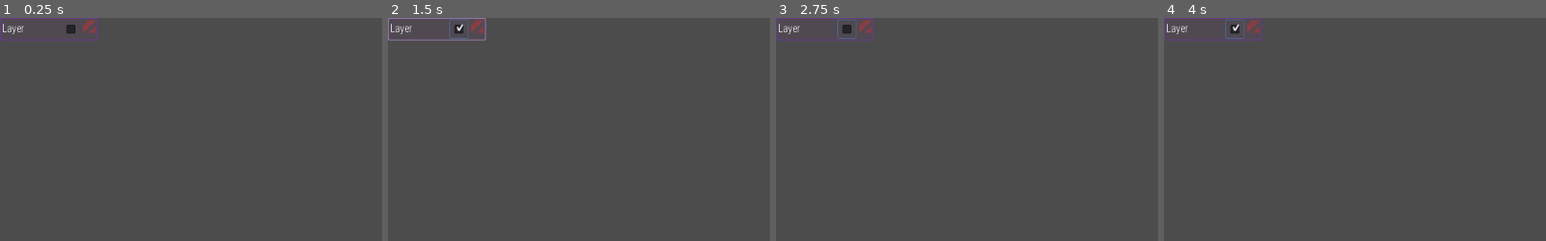
Above: before the commit, frames 1-4 (left to right).
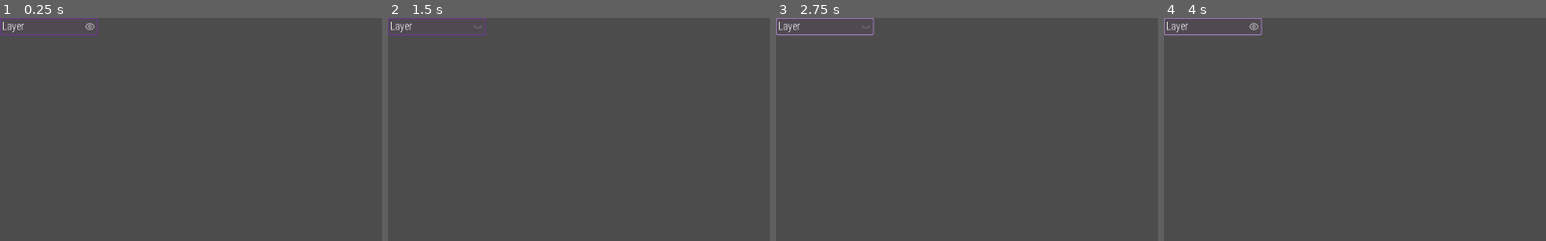
Above: after the commit, the same moments.

Repository: ioxu/microscratches-generator
Game: Godot game, scene res://scenes/layer.tscn
Two runs of this game, one before a commit and one after it. Both use one fixed random seed, a clock stepped at 60 frames per second and the inputs below. This scene is started directly instead of the project's main scene.
Inputs (mouse positions are % of the whole screen's width and height, from its top left):
- Up to frame 1 (0.25 s): no input
- Up to frame 2 (1.5 s): click (9, 2) at 0.52 s; click (12, 2) at 1.27 s
- Up to frame 3 (2.75 s): click (9, 2) at 2.02 s
- Up to frame 4 (4 s): click (12, 2) at 2.77 s; click (9, 2) at 3.52 s
The pictures show only the part of the screen within x 0-50%, y 0-50%; the shares and areas given below are measured in that part.

The runs differ from the first frame. In frame 1, 0.7% of the frame differs, in the area x 0-26%, y 0-11%; in frame 2, 0.9%; in frame 3, 0.9%; in frame 4, 0.9%.
Error after the commit: Invalid call. Nonexistent function 'set_visible' in base 'Nil'. (res://scenes/layer.gd:111)

Commit message:
layer visibility button, resolves #5
fix layer drawing/updating
fix exporting png with alpha

Diff:
--- a/scenes/layer.gd
+++ b/scenes/layer.gd
@@ -14,6 +14,12 @@
 var hilighted = false
 
 var layer_name_label : Label setget set_layer_name
+
+var layer_visible := true
+var layer_visibility_button : TextureButton
+
+signal layer_visiblity_toggled( layer, pressed )
+
 var style_panel : StyleBox
 
 var texture_scene : CanvasItem #: Node2D # stores a reference for the texture scene
@@ -30,6 +36,7 @@
 	style_panel.border_color = border_colour
 	style_panel.bg_color = background_colour
 	layer_name_label = find_node("layerName_Label")
+	layer_visibility_button = find_node("layerVisibility_TextureButton")
 
 
 func set_layer_name(new_name) -> void:
@@ -81,6 +88,7 @@
 	if not selected:
 		style_panel.border_color = border_colour
 
+
 func _to_string() -> String:
 	# "[ClassName:RID]"
 	# "[%s:%s]"%[self.get_class(), self.get_instance_id()]
@@ -90,3 +98,15 @@
 	else:
 		scene_name = "NULL"
 	return "Layer \"%s\" (%s)"%[self.layer_name, scene_name]
+
+
+func _on_layerVisibility_TextureButton_toggled(button_pressed: bool) -> void:
+	var vis : bool
+	if button_pressed:
+		layer_visibility_button.modulate = Color(1.0, 1.0, 1.0, 0.25)
+		vis = false
+	else:
+		layer_visibility_button.modulate = Color(1.0, 1.0, 1.0, 1.0)
+		vis = true
+	self.texture_scene.set_visible( vis )
+	emit_signal("layer_visiblity_toggled", self, vis)
--- a/scenes/layer.tscn
+++ b/scenes/layer.tscn
@@ -1,8 +1,9 @@
-[gd_scene load_steps=6 format=2]
+[gd_scene load_steps=7 format=2]
 
-[ext_resource path="res://textures/stripe_tile_a_inv.png" type="Texture" id=1]
+[ext_resource path="res://textures/close-eye.png" type="Texture" id=1]
 [ext_resource path="res://fonts/RobotoCondensed-Light.ttf" type="DynamicFontData" id=2]
 [ext_resource path="res://scenes/layer.gd" type="Script" id=3]
+[ext_resource path="res://textures/eye.png" type="Texture" id=4]
 
 [sub_resource type="StyleBoxFlat" id=1]
 bg_color = Color( 0.435294, 0.211765, 0.505882, 0.109804 )
@@ -38,7 +39,7 @@
 margin_left = 1.0
 margin_top = 1.0
 margin_right = 130.0
-margin_bottom = 29.0
+margin_bottom = 22.0
 mouse_filter = 1
 custom_constants/margin_right = 2
 custom_constants/margin_top = 2
@@ -49,35 +50,42 @@
 margin_left = 2.0
 margin_top = 2.0
 margin_right = 127.0
-margin_bottom = 26.0
+margin_bottom = 19.0
 
 [node name="layerName_Label" type="Label" parent="MarginContainer/HBoxContainer"]
-margin_top = 3.0
 margin_right = 29.0
-margin_bottom = 20.0
+margin_bottom = 17.0
 custom_fonts/font = SubResource( 2 )
 text = "Layer"
 
 [node name="Control" type="Control" parent="MarginContainer/HBoxContainer"]
 margin_left = 33.0
-margin_right = 76.0
-margin_bottom = 24.0
+margin_right = 106.0
+margin_bottom = 17.0
 mouse_filter = 2
 size_flags_horizontal = 3
 __meta__ = {
 "_edit_use_anchors_": false
 }
 
-[node name="CheckBox" type="CheckBox" parent="MarginContainer/HBoxContainer"]
-margin_left = 80.0
-margin_right = 104.0
-margin_bottom = 24.0
+[node name="CenterContainer" type="CenterContainer" parent="MarginContainer/HBoxContainer"]
+margin_left = 110.0
+margin_right = 125.0
+margin_bottom = 17.0
 
-[node name="TextureRect" type="TextureRect" parent="MarginContainer/HBoxContainer"]
-modulate = Color( 0.811765, 0.192157, 0.192157, 0.419608 )
-margin_left = 108.0
-margin_right = 125.0
-margin_bottom = 24.0
-texture = ExtResource( 1 )
+[node name="layerVisibility_TextureButton" type="TextureButton" parent="MarginContainer/HBoxContainer/CenterContainer"]
+margin_right = 15.0
+margin_bottom = 15.0
+rect_min_size = Vector2( 15, 15 )
+rect_pivot_offset = Vector2( 7.5, 7.5 )
+size_flags_horizontal = 9
+size_flags_vertical = 9
+toggle_mode = true
+action_mode = 0
+texture_normal = ExtResource( 4 )
+texture_pressed = ExtResource( 1 )
+expand = true
+stretch_mode = 4
 [connection signal="mouse_entered" from="." to="." method="_on_layer_PanelContainer_mouse_entered"]
 [connection signal="mouse_exited" from="." to="." method="_on_layer_PanelContainer_mouse_exited"]
+[connection signal="toggled" from="MarginContainer/HBoxContainer/CenterContainer/layerVisibility_TextureButton" to="." method="_on_layerVisibility_TextureButton_toggled"]
--- a/scenes/layerManager.gd
+++ b/scenes/layerManager.gd
@@ -33,7 +33,7 @@
 	parameter_text_font = texture_scene_name_parameter.get("custom_fonts/font").duplicate()
 
 
-func add_layer(new_texture_node : Node = null, select_new : bool = true)->void:
+func add_layer(new_texture_node : Node = null, select_new : bool = true) -> void:
 	# adds a new layer to the GUI,
 	# and a node heirarchy (with a Node2D root) to the rendering viewport
 	# (it is intended that new_texture_node is an instanced PackedScene loaded from a .tcsn)
@@ -157,6 +157,7 @@
 func connect_layer_signals(layer)->void:
 	layer.connect( "selected", self, "_on_layer_selected" )
 	layer.connect( "deselected", self, "_on_layer_deselected" )
+	layer.connect("layer_visiblity_toggled", ui_root, "_on_layer_visibility_toggle") # TODO : ugh, this is horrible.
 
 
 # parameters -------------------------------------------------------------------
--- a/scenes/main.tscn
+++ b/scenes/main.tscn
@@ -137,7 +137,7 @@
 handle_input_locally = false
 keep_3d_linear = true
 render_target_v_flip = true
-render_target_update_mode = 1
+render_target_update_mode = 3
 
 [node name="render_scene" parent="scene/Viewport" instance=ExtResource( 3 )]
 
--- a/scenes/ui.gd
+++ b/scenes/ui.gd
@@ -133,28 +133,31 @@
 	Global.vector_direction = VECTOR_DIRECTIONS[id_pressed]
 
 
-func _on_generate_button_pressed() -> void:
-	Util.set_rng_seed( int(seed_number.get_value()) )
-	Global.report()
-
-	var time_now = OS.get_system_time_msecs()
-
-	################################
-	Util.set_rng_seed( int(seed_number.get_value()) )
-
-	var test_lines = viewport.find_node("test_lines")
-	if test_lines:
-		test_lines.generate()
-
+func viewport_step_update() -> void:
 	# chain updates down into image datas
 	# this order, and frame-waits, are important
+	print("[ui][viewport] viewport step update")
 	viewport.set_update_mode(Viewport.UPDATE_ALWAYS)
 	yield(get_tree(), "idle_frame")
 	viewport.set_update_mode(Viewport.UPDATE_ONCE)
 	yield(get_tree(), "idle_frame")
 	display.update_image(true)
+
+
+func _on_generate_button_pressed() -> void:
+	Util.set_rng_seed( int(seed_number.get_value()) )
+	Global.report()
+
+	var time_now = OS.get_system_time_msecs()
+
 	################################
-
+	Util.set_rng_seed( int(seed_number.get_value()) )
+	var test_lines = viewport.find_node("test_lines")
+	if test_lines:
+		test_lines.generate()
+	################################
+
+	viewport_step_update()
 	generation_timing_label.text =  milliseconds_to_pretty_time( OS.get_system_time_msecs()  - time_now )
 
 
@@ -204,6 +207,7 @@
 	print("[ui][layers][texture scene] %s"%scene.get_name())
 
 	$layerManager.add_layer( scene.instance() )
+	viewport_step_update()
 
 
 func _on_textureLayerChooser_index_pressed(index : int) -> void:
@@ -214,16 +218,24 @@
 func _on_removeLayer_TextureButton_pressed() -> void:
 	print("[ui][layers] remove layer")
 	$layerManager.remove_selected_layers()
+	viewport_step_update()
 
 
 func _on_moveLayerUp_TextureButton_pressed() -> void:
 	print("[ui][layers] move layer up")
 	$layerManager.move_selected_layers_up()
+	viewport_step_update()
 
 
 func _on_moveLayerDown_TextureButton_pressed() -> void:
 	print("[ui][layers] move layer down")
 	$layerManager.move_selected_layers_down()
+	viewport_step_update()
+
+
+func _on_layer_visibility_toggle(layer : Layer, pressed : bool) -> void:
+	print("[ui][layers] layer \"%s\" visiblity %s"%[ layer, pressed ])
+	viewport_step_update()
 
 
 func _on_layersInformation_TextureButton_pressed() -> void:
--- a/scripts/util.gd
+++ b/scripts/util.gd
@@ -88,6 +88,7 @@
 	var tex_data = tex.get_data()
 	var image : Image = tex_data
 	print("[util][export_texture] png: %s"%[base + ".png"])
+	image.convert(Image.FORMAT_RGBA8)
 # warning-ignore:return_value_discarded
 	image.save_png( base + ".png" )
 
@@ -111,6 +112,7 @@
 
 func pprint(thing) -> void:
 	print("[util] %s"%str(thing))
+
 
 # properties--------------------------------------------------------------------
 
@@ -145,3 +147,9 @@
 	26 : "TYPE_COLOR_ARRAY",
 	27 : "TYPE_MAX"
 }
+
+# properties--------------------------------------------------------------------
+
+func is_f6(node:Node):
+	# https://github.com/godotengine/godot/issues/28230
+	return node.get_parent() == get_tree().root and ProjectSettings.get_setting("application/run/main_scene") != node.filename
--- a/texture_scenes/test_lines.gd
+++ b/texture_scenes/test_lines.gd
@@ -13,6 +13,22 @@
 
 func _ready() -> void:
 	print("[test_lines] .size() %s"%lines.size())
+
+	if Util.is_f6( self ):
+		# DEMO
+		print("IS F6 in test_lines")
+		self.generate()
+
+
+func _input(event: InputEvent) -> void:
+
+	if Util.is_f6( self ):
+		# DEMO
+		if Input.is_key_pressed(KEY_H) and event.is_pressed() and not event.is_echo():
+			self.visible = !self.visible
+			print("toggle visiblity (\"h\") %s"%self.visible)
+#			if self.visible:
+#				update()
 
 
 func generate() -> void:
@@ -45,11 +61,15 @@
 
 
 func _draw() -> void:
-	if DRAW_ONCE and not DRAWN:
-		#print("[test_lines] drawing once DRAW_ONCE %s DRAWN %s"%[DRAW_ONCE, DRAWN])
-		for i in lines.size():
-			draw_polyline_colors( lines[i], lines_colours[i], Util.randf_range(0.35, 2.0), false)
-		DRAWN = true
+#	if DRAW_ONCE and not DRAWN:
+#		#print("[test_lines] drawing once DRAW_ONCE %s DRAWN %s"%[DRAW_ONCE, DRAWN])
+#		for i in lines.size():
+#			draw_polyline_colors( lines[i], lines_colours[i], Util.randf_range(0.35, 2.0), false)
+#		DRAWN = true
+
+	for i in lines.size():
+		draw_polyline_colors( lines[i], lines_colours[i], Util.randf_range(0.35, 2.0), false)
+
 
 
 #-------------------------------------------------------------------------------
